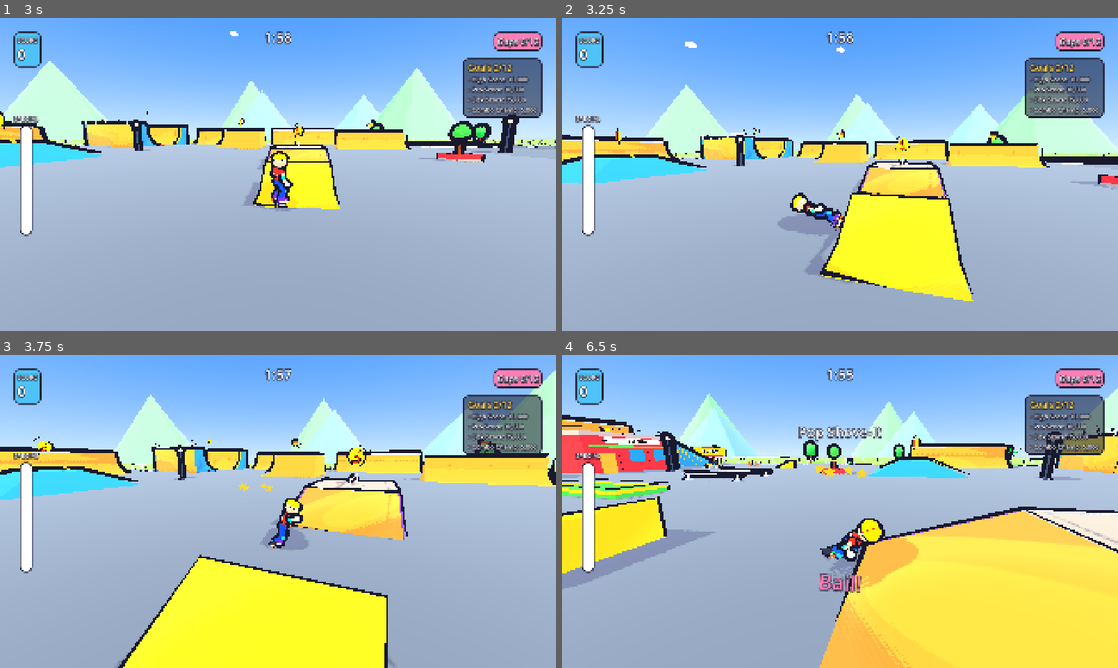
Above: before the commit, frames 1-4 (two rows, left to right).
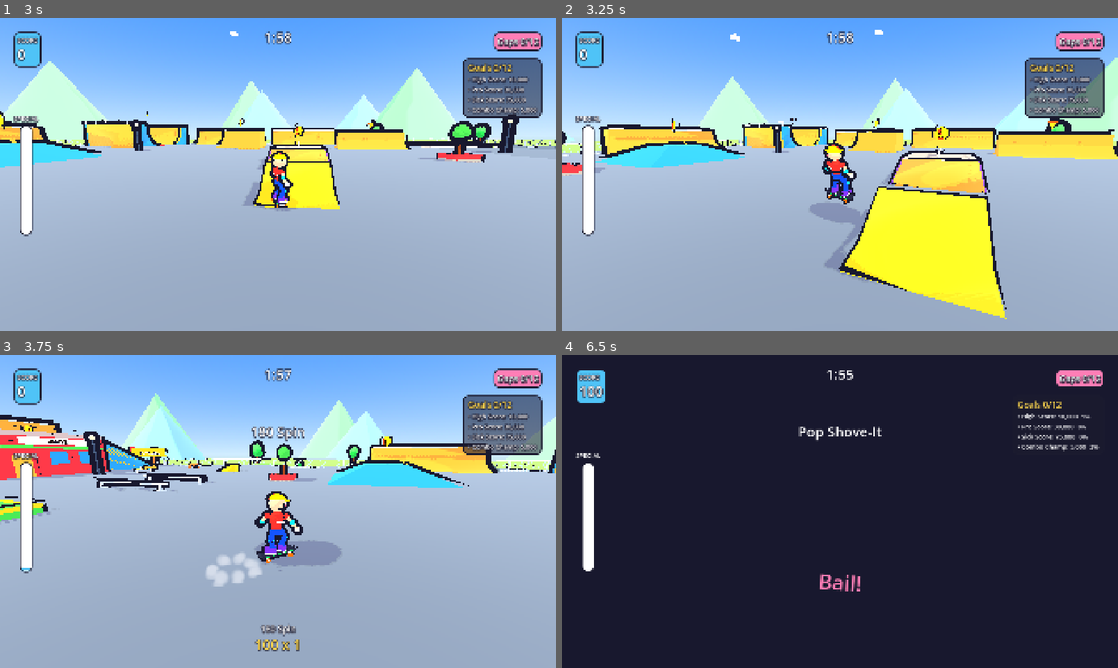
Above: after the commit, the same moments.

Repository: Proximo0/skate-park
Game: Godot game, scene res://game/ui/title_screen.tscn
Two runs of this game, one before a commit and one after it. Both use one fixed random seed, a clock stepped at 60 frames per second and the inputs below.
Inputs (mouse positions are in pixels of both pictures, inside the frame that each line leads up to):
- Up to frame 1 (3 s): click "Play" at 0.5 s; tap Enter (ui_accept) at 1.25, 1.52, 2.27 s; move the mouse to (250, 237) at 1.27 s; hold W (move_up) 1.28-2.78 s; tap J (flip) at 1.35 s; click (250, 237) at 1.42 s; move the mouse to (444, 221) at 2.02 s; tap K (grab) at 2.1 s; move the mouse to (111, 127) at 2.77 s; hold A (move_left) from 2.78 s (still down); tap I (grind) at 2.85 s
- Up to frame 2 (3.25 s): keep holding A (move_left)
- Up to frame 3 (3.75 s): keep holding A (move_left); move the mouse to (305, 511) at 3.52 s; tap U (nollie) at 3.6 s; click (305, 511) at 3.67 s
- Up to frame 4 (6.5 s): tap Enter (ui_accept) at 3.77, 4.52, 5.27 s; move the mouse to (756, 433) at 4.27 s; release A (move_left) at 4.28 s; hold S (move_down) 4.28-5.03 s; hold Space (ollie) 4.28-5.03 s; move the mouse to (962, 495) at 5.02 s; hold D (move_right) 5.03-5.78 s; tap L (revert) at 5.1 s; move the mouse to (728, 527) at 5.77 s; hold W (move_up) from 5.78 s (still down); tap J (flip) at 5.85 s; click (728, 527) at 5.92 s

Frame 1 is identical in both runs. In frame 2, 24% of the frame differs, in the area x 0-100%, y 3-97%; in frame 3, 34%; in frame 4, 94%, in the area x 0-100%, y 0-100%.

Commit message:
Ride feel: curvature lip launch, softer pump, grind entry speed, analog air spin, landing cap
Co-Authored-By: Claude Opus 5.5 (1M context) <noreply@anthropic.com>
Claude-Session: https://claude.ai/code/session_01RMKNZ8eeWwfnKNQaLfHv9F

Diff:
--- a/game/skater/skater.gd
+++ b/game/skater/skater.gd
@@ -33,10 +33,10 @@
 const WALLRIDE_TIME := 1.2
 const LIP_MAX_TIME := 2.5
 const SPIN_POINTS_PER_180 := 100
-const PUMP_ACCEL := 4.0  ## holding forward on the way down a transition pumps speed, as on a real halfpipe
+const PUMP_ACCEL := 2.5  ## holding forward on the way down a transition pumps speed, as on a real halfpipe
 const RAIL_GRAVITY := 10.0  ## down rails speed up a little less than free rolling
 const RAIL_FRICTION := 0.5
-const EDGE_ANGLE_COS := 0.64  ## the surface ahead turning away by more than ~50 degrees is a lip: go airborne
+const EDGE_GRIP := 2.5  ## how much more than gravity's hold a convex bend may ask before the board leaves it
 const KILL_Y := -6.0
 const PUSH_PLANT := 0.18  ## matches SkaterPoser: first push steps off the tail, then each cycle kicks
 const PUSH_CYCLE := 0.6
@@ -236,8 +236,8 @@
 func _ollie(power: float) -> void:
 	# Pop straight up off anything you can stand on: popping along a kicker's normal would brake you.
 	var up: Vector3 = Vector3.UP
-	if state.state != SkateState.State.GRIND and _floor_normal.y < 0.5:
-		up = (_floor_normal + Vector3.UP).normalized()
+	if state.state != SkateState.State.GRIND and _floor_normal.y < 0.8:
+		up = (_floor_normal + Vector3.UP).normalized()  # on a steep transition, pop out of the ramp too
 	velocity += up * power
 	if state.state != SkateState.State.GRIND:
 		position += up * 0.05
@@ -274,7 +274,7 @@
 		along = move_toward(along, 0.0, BRAKE * delta)
 	along = move_toward(along, 0.0, ROLL_FRICTION * delta)
 	var side: Vector3 = v - facing * v.dot(facing)
-	side = side.move_toward(Vector3.ZERO, 10.0 * delta)  # wheels grip sideways; a steep bank still slides you down
+	side = side.move_toward(Vector3.ZERO, 25.0 * delta)  # wheels resist sliding sideways
 	v = facing * along + side
 	if v.length() > MAX_SPEED:
 		v = v.normalized() * MAX_SPEED
@@ -294,9 +294,9 @@
 	if is_on_floor():
 		var fn: Vector3 = get_floor_normal()
 		var was: Vector3 = _floor_normal
-		if fn.dot(was) < EDGE_ANGLE_COS and v.length() > 1.0 and fn.dot(v.normalized()) > 0.2:
-			# Over a lip (kicker top, ledge edge, funbox end): the new face falls away from the travel
-			# direction, so carry on along the old surface into the air instead of sticking to the face.
+		if _leaves_surface(was, fn, v, delta):
+			# Over a lip (kicker top, ledge edge, funbox crest at speed): the surface falls away faster than
+			# gravity can hold the board to it, so carry on along the old surface into the air.
 			_left_edge = true
 			velocity = v
 			_launch_normal = was
@@ -310,6 +310,25 @@
 	else:
 		# leaving a surface: was it the top of a vert ramp?
 		_launch_normal = _floor_normal
+
+
+## True when following the floor from normal `was` to `fn` this tick would need more grip than gravity gives:
+## a convex bend (the normal tips toward the travel direction) whose curvature at this speed wants a
+## centripetal pull over EDGE_GRIP times gravity's, or riding down onto a near-vertical face.
+func _leaves_surface(was: Vector3, fn: Vector3, v: Vector3, delta: float) -> bool:
+	var spd: float = v.length()
+	if spd < 0.5:
+		return false
+	var dir: Vector3 = v / spd
+	if (fn - was).dot(dir) <= 0.0:
+		return false  # concave (into a ramp) or flat: stay on it
+	if fn.y < 0.1 and v.y <= 0.0:
+		return true  # rolling off onto a vertical face is a fall, not a ride
+	var bend: float = acos(clampf(fn.dot(was), -1.0, 1.0))
+	if bend < 0.01:
+		return false
+	var curvature: float = bend / maxf(spd * delta, 0.001)
+	return spd * spd * curvature > EDGE_GRIP * GRAVITY * maxf(was.y, 0.1)
 
 
 ## 0..1 push strength this tick, from the push anim's time: 0 while stepping off and swinging the foot forward,
@@ -382,9 +401,9 @@
 		spin_in += 1.0
 	if _held.has("spin_right"):
 		spin_in -= 1.0
-	if spin_in == 0.0 and absf(_stick.x) > 0.2:
-		# THUG-style stick spin, analog: a light touch turns slowly, full stick spins at SPIN_RATE.
-		spin_in = -signf(_stick.x) * clampf((absf(_stick.x) - 0.2) / 0.6, 0.25, 1.0)
+	if spin_in == 0.0 and absf(_stick.x) > 0.35:
+		# THUG-style stick spin, analog: past the steering range it spins, full stick at SPIN_RATE.
+		spin_in = -signf(_stick.x) * clampf((absf(_stick.x) - 0.35) / 0.5, 0.3, 1.0)
 	if spin_in != 0.0:
 		facing = facing.rotated(Vector3.UP, spin_in * SPIN_RATE * delta).normalized()
 	elif not vert_air:
@@ -476,7 +495,7 @@
 	# keep speed, now along the surface
 	var v: Vector3 = hit_v.slide(n)
 	var keep: float = 0.97 if result == "clean" else 0.8
-	velocity = v * keep
+	velocity = (v * keep).limit_length(MAX_SPEED)
 	if v.length() > 0.5:
 		facing = v.normalized()
 	vert_air = false
@@ -542,6 +561,10 @@
 	_rail_t = best_hit["t"]
 	var tan: Vector3 = best_hit["tangent"]
 	var along: float = velocity.dot(tan)
+	# A steep catch keeps at least half the incoming speed, turned onto the rail.
+	if absf(along) < velocity.length() * 0.5:
+		var sgn: float = signf(along) if absf(along) > 0.01 else (1.0 if facing.dot(tan) >= 0.0 else -1.0)
+		along = velocity.length() * 0.5 * sgn
 	var floor_speed: float = GRIND_MIN_SPEED * 0.5
 	if absf(along) < floor_speed:
 		along = floor_speed * (1.0 if along >= 0.0 else -1.0)
